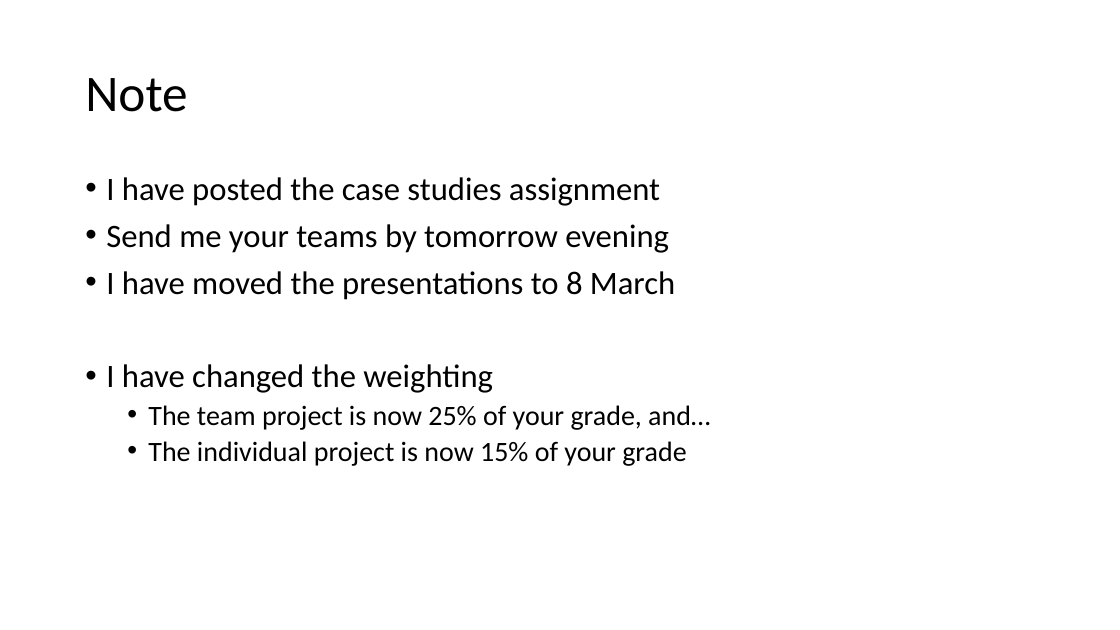
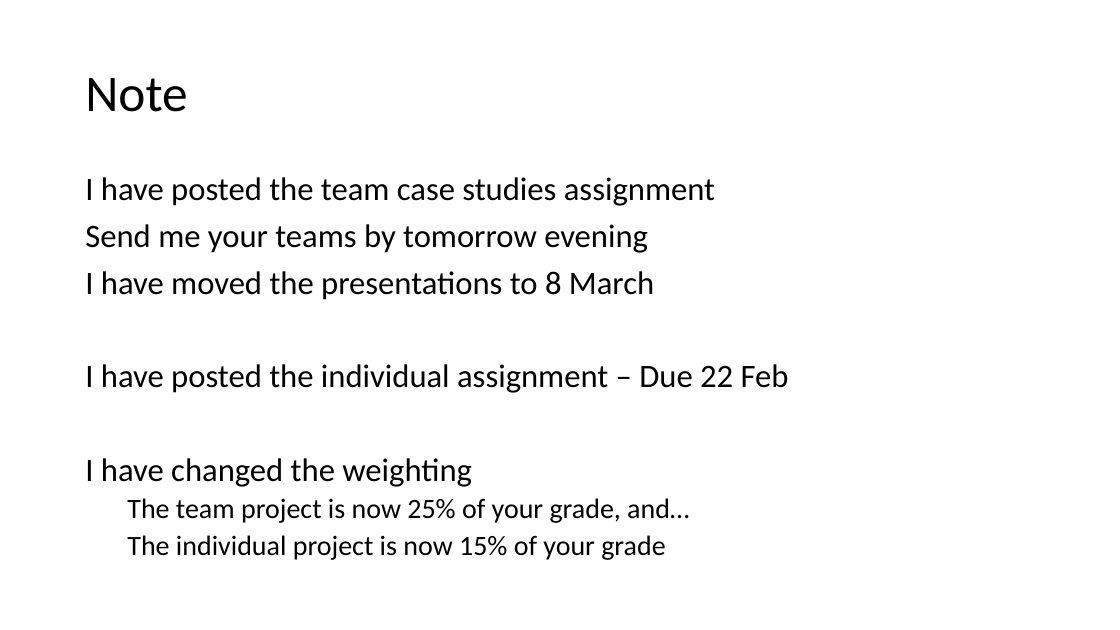
Before and after one commit to oburstein/SU_SEGR_5910_18WQ, a slide deck: slide 14 of 05 - Monitoring.pptx. Drawn at 1120x630 pixels with LibreOffice and Linux fonts; fonts in the diff are those of the drawing. Boxes give left, top, right and bottom in pixels: in the first picture for what was removed or moved away, otherwise in the second. Text is boxed around its words. In the diff, an @@ line names an element or a change of style, - is before the commit and + after.

Commit message:
updating syllabus to reflect assignment dates

```diff
--- a/05 - Monitoring.pptx
+++ b/05 - Monitoring.pptx
@@ text at bbox=[85, 177, 715, 206]: text changed @@
-• I have posted the case studies assignment
+I have posted the team case studies assignment
@@ text at bbox=[85, 224, 689, 560]: bullet • to none @@
@@ text at bbox=[85, 364, 789, 393]: paragraph added @@
+I have posted the individual assignment – Due 22 Feb
```
Also in this commit, not shown: 1 other file.
